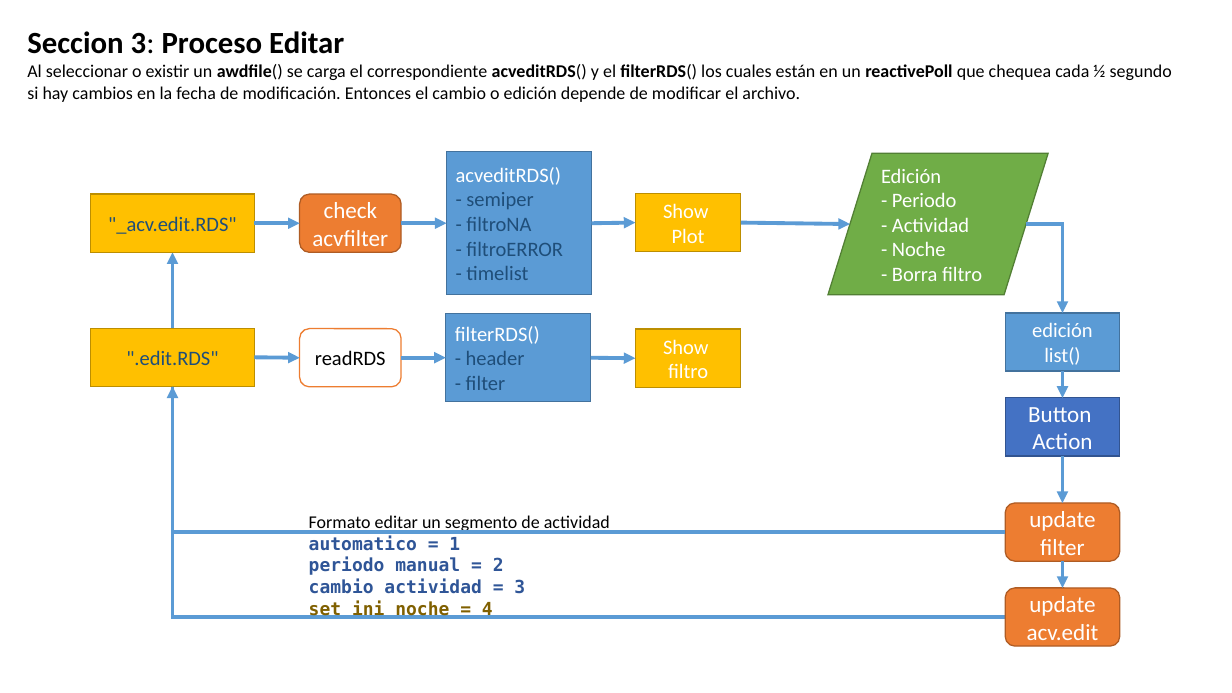
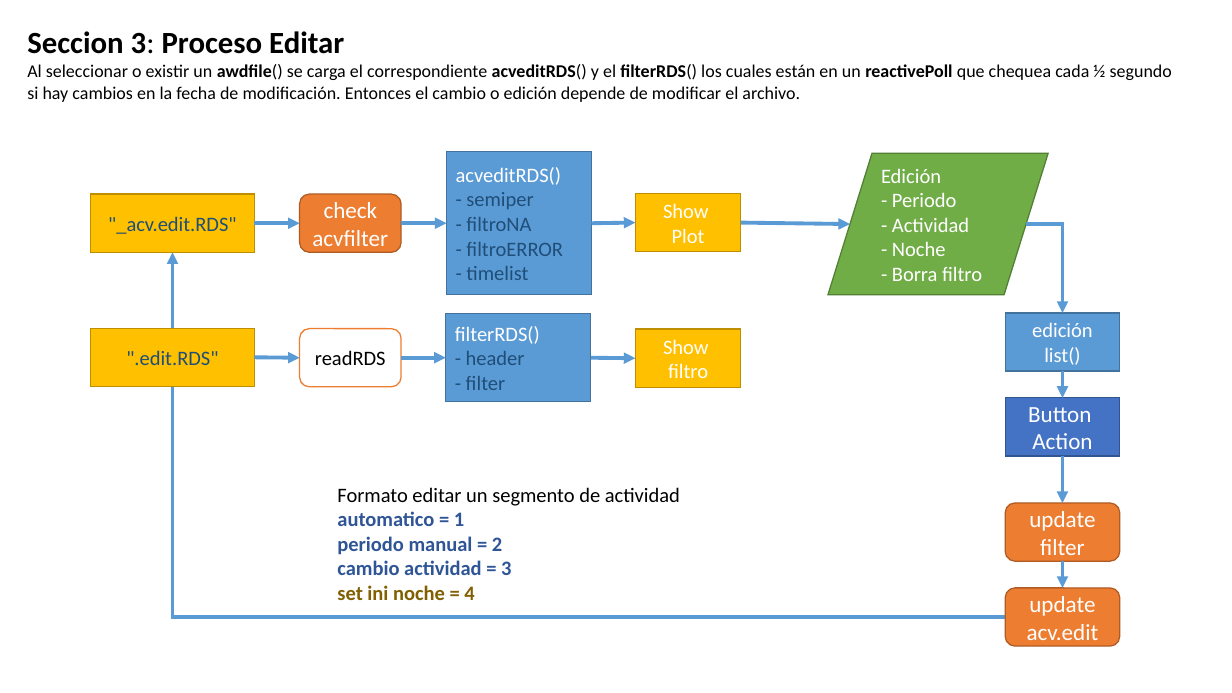
Before and after one commit to olitroski/Actigrafia, a slide deck: slide 10 of flujo edicion.pptx. Drawn at 1232x693 pixels with LibreOffice and Linux fonts; fonts in the diff are those of the drawing. Boxes give left, top, right and bottom in pixels: in the first picture for what was removed or moved away, otherwise in the second. Text is boxed around its words. In the diff, an @@ line names an element or a change of style, - is before the commit and + after.

```diff
--- a/flujo edicion.pptx
+++ b/flujo edicion.pptx
@@ elbow arrow removed from (1006, 532) to (173, 386) @@
@@ text "Formato editar un segmento de ...": place and size @@
-text "Formato editar un segmento de ..." at (309, 515, 610, 619)
+text "Formato editar un segmento de ..." at (337, 487, 680, 600)
@@ text "Formato editar un segmento de ..." at (337, 487, 680, 600): size 14 to 16 pt; font DejaVu Sans Mono to Calibri in "automatico = 1", "periodo manual = 2", "cambio actividad = 3", "set ini noche = 4" @@
```
Also in this commit, not shown: 4 other slides changed, 1 slide added, 20 other files.
